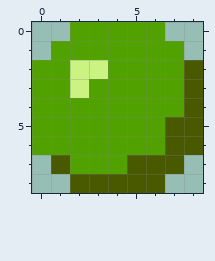
Pixel-art file, stored at projects/breakout/breakout/art/ball.aseprite. The picture above is the old version.
9x9 pixels, 1 frame.
The result:
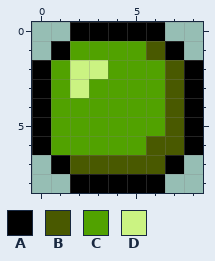
Palette (. is transparent): A #000000  B #495900  C #51a200  D #cbf382
Commit message: Give the ball a black outline to match the brick and paddle art Co-Authored-By: Claude Opus 5.5 <noreply@anthropic.com>
What changed:
{"y":0,"x":2,"old":"CCCCC","new":"AAAAA"}
{"y":1,"x":1,"old":"C","new":"A"}
{"y":1,"x":6,"old":"CC","new":"BA"}
{"y":2,"x":0,"old":"C","new":"A"}
{"y":2,"x":7,"old":"CB","new":"BA"}
{"y":3,"x":0,"old":"C","new":"A"}
{"y":3,"x":7,"old":"CB","new":"BA"}
{"y":4,"x":0,"old":"C","new":"A"}
{"y":4,"x":7,"old":"CB","new":"BA"}
{"y":5,"x":0,"old":"C","new":"A"}
{"y":5,"x":8,"old":"B","new":"A"}
{"y":6,"x":0,"old":"C","new":"A"}
{"y":6,"x":6,"old":"C","new":"B"}
{"y":6,"x":8,"old":"B","new":"A"}
{"y":7,"x":1,"old":"BCCC","new":"ABBB"}
{"y":7,"x":7,"old":"B","new":"A"}
{"y":8,"x":2,"old":"BBBBB","new":"AAAAA"}
{"label":"changed","picture_box":[32,22,203,193]}
